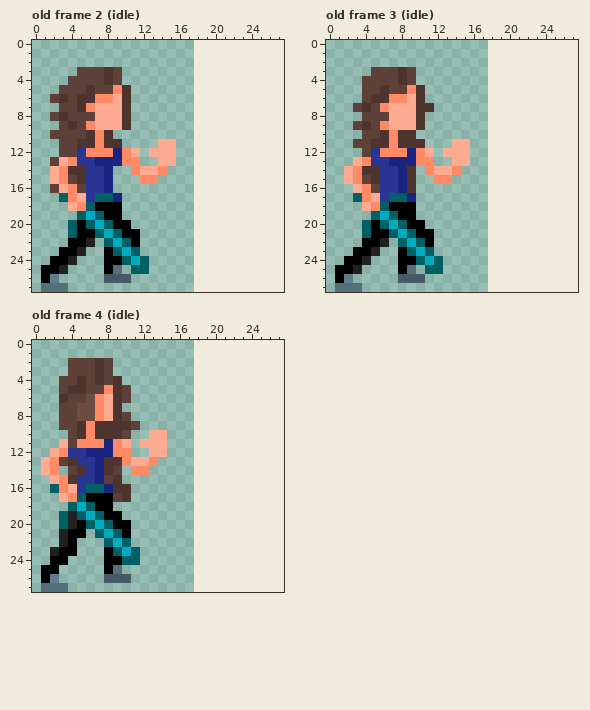
Pixel-art file, stored at assets/characters/lilah.aseprite. The first picture shows the starting point.
18x28 pixels, 4 frames. Shown: old frame 2 (idle), old frame 3 (idle), old frame 4 (idle). The old version is drawn lined up with the new one, on the new canvas.
New version:
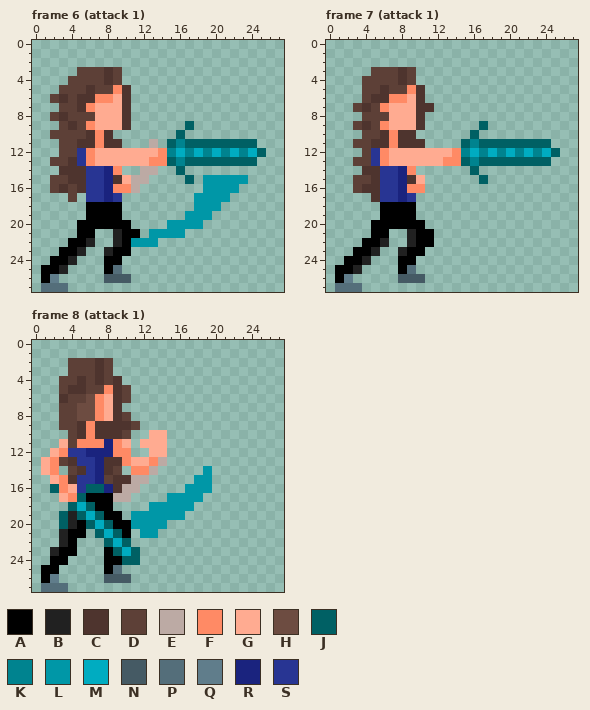
Palette (. is transparent): A #000000  B #212121  C #4e342e  D #5d4037  E #bcaaa4  F #ff8a65  G #ffab91  H #6d4c41  J #006064  K #00838f  L #0097a7  M #00acc1  N #455a64  P #546e7a  Q #607d8b  R #1a237e  S #283593
A new or re-ordered frame is compared with the old frame closest to it.
Diff:
canvas 18x28 -> 28x28
frames 4 -> 8
Changed rows in their new state; - is an unchanged pixel.
Frame 6 (attack 1) is new; against old frame 2 (idle):
first column x 2:
 9 ---------------J--------
10 --------------J---------
11 -----------E.JKJJJJJJJJ-
12 -----GGGG-G-FKMKMKMKMKMJ
13 -DC-FGGGGGGFFJKJJJJJJJJ-
14 .C-----F-.EE.-J---------
15 DDC----CGEE.---J-LLLLL--
16 -CDC---FFE-------LLLL---
17 -.D.-SRS--------LLLL----
18 --..A-----------LLL-----
19 ---.AA---------LLL------
20 --.-AAA------LLLL-------
21 --.--..B---LLLL---------
22 ------.BALLL------------
23 ------BAA.--------------
24 --------...-------------
25 ---------..-------------
Frame 7 (attack 1) is new; against old frame 3 (idle):
first column x 2:
 9 ---------------J--------
10 --------------J---------
11 ------------.JKJJJJJJJJ-
12 -----GGGG-G-FKMKMKMKMKMJ
13 -DD-FGGGGGGFFJKJJJJJJJJ-
14 ..-----F-....-J---------
15 .D------G-..---J--------
16 -DCC---FF---------------
17 -..C-SRS----------------
18 --..A-------------------
19 ---.AA------------------
20 --.-AAA-----------------
21 --.--..B----------------
22 ------.BA---------------
23 ------BAA.--------------
24 --------...-------------
25 ---------..-------------
Frame 8 (attack 1) is new; against old frame 4 (idle):
first column x 9:
13 -----E-----
14 ----E-----L
15 -CEE-----LL
16 -EE-----LLL
17 EE----LLLL-
18 ----LLLLL--
19 --LLLLLL---
20 --LLLL-----
21 ---LL------
Pixel boxes of the changes (left, top, right, bottom) in both pictures:
changed: (50, 121, 266, 274)
changed: (344, 121, 560, 274)
changed: (113, 457, 212, 538)
